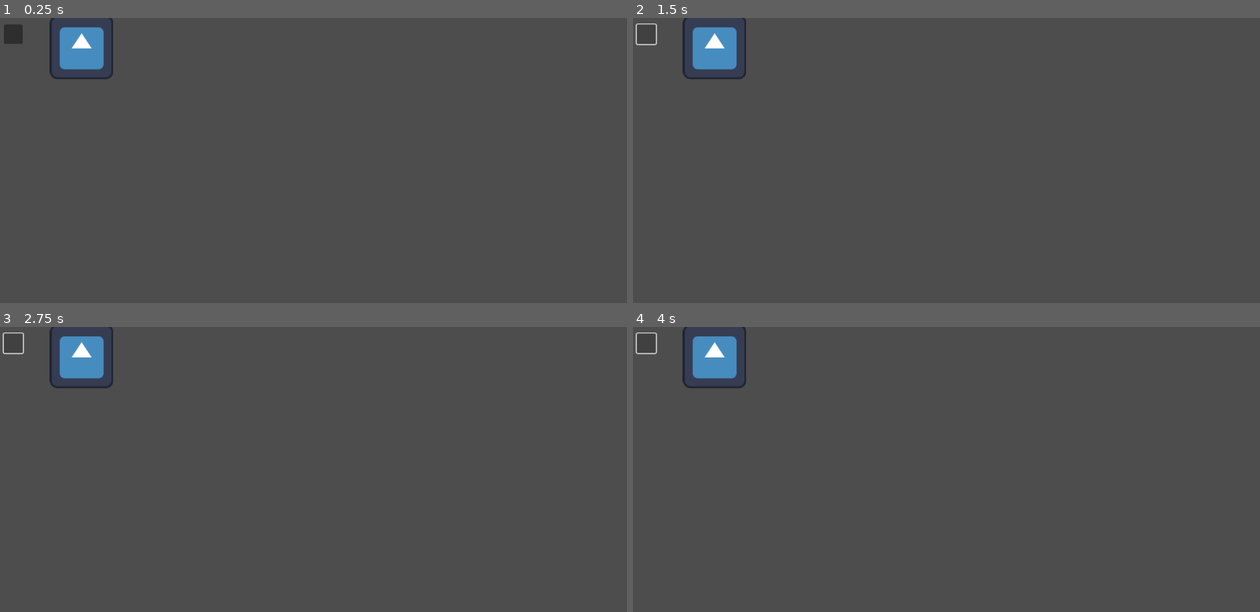
Above: before the commit, frames 1-4 (two rows, left to right).
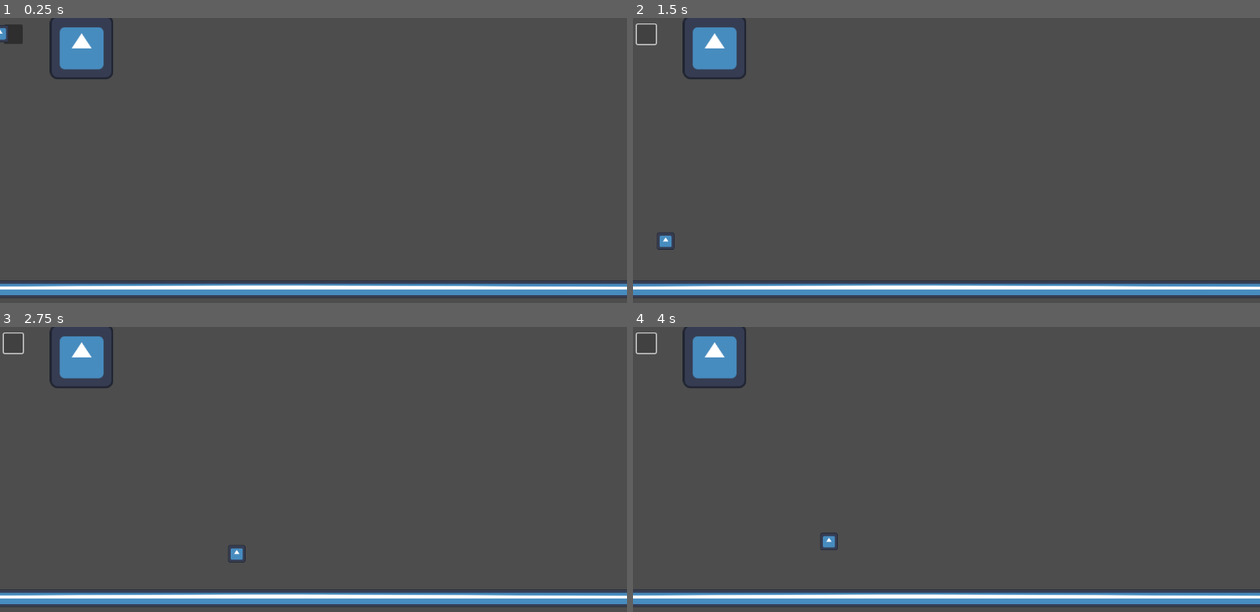
Above: after the commit, the same moments.

Repository: caveblind/godotgamedev
Game: Godot game, scene res://node_2d.tscn
Two runs of this game, one before a commit and one after it. Both use one fixed random seed, a clock stepped at 60 frames per second and the inputs below. The engine's default icon, where the game draws it, is replaced by a stand-in: a white triangle on a blue panel in a dark square.
Inputs (mouse positions are in pixels of both pictures, inside the frame that each line leads up to):
- Up to frame 1 (0.25 s): no input
- Up to frame 2 (1.5 s): click (645, 35) at 0.5 s; tap Enter (ui_accept) at 1.25, 1.35 s; hold Right (ui_right) from 1.28 s (still down)
- Up to frame 3 (2.75 s): keep holding Right (ui_right); tap Enter (ui_accept) at 1.52, 1.82, 2.1, 2.27, 2.57 s
- Up to frame 4 (4 s): release Right (ui_right) at 2.78 s; hold Left (ui_left) 2.78-3.53 s; tap Enter (ui_accept) at 2.85, 3.6, 3.77 s; hold Right (ui_right) from 3.53 s (still down)

The runs differ from the first frame. In frame 1, 4.7% of the frame differs, in the area x 0-100%, y 2-99%; in frame 2, 4.8%; in frame 3, 4.8%; in frame 4, 4.8%, in the area x 0-100%, y 72-99%.

Commit message:
loose physics system, player2d and rigidbody.

Diff:
--- /dev/null
+++ b/new-game-project/area_2d.gd
@@ -0,0 +1,11 @@
+extends Area2D
+
+
+# Called when the node enters the scene tree for the first time.
+func _ready() -> void:
+	pass # Replace with function body.
+
+
+# Called every frame. 'delta' is the elapsed time since the previous frame.
+func _process(delta: float) -> void:
+	pass
--- /dev/null
+++ b/new-game-project/character_body_2d.gd
@@ -0,0 +1,25 @@
+extends CharacterBody2D
+
+
+const SPEED = 300.0
+const JUMP_VELOCITY = -400.0
+
+
+func _physics_process(delta: float) -> void:
+	# Add the gravity.
+	if not is_on_floor():
+		velocity += get_gravity() * delta
+
+	# Handle jump.
+	if Input.is_action_just_pressed("ui_accept") and is_on_floor():
+		velocity.y = JUMP_VELOCITY
+
+	# Get the input direction and handle the movement/deceleration.
+	# As good practice, you should replace UI actions with custom gameplay actions.
+	var direction := Input.get_axis("ui_left", "ui_right")
+	if direction:
+		velocity.x = direction * SPEED
+	else:
+		velocity.x = move_toward(velocity.x, 0, SPEED)
+
+	move_and_slide()
--- a/new-game-project/node_2d.tscn
+++ b/new-game-project/node_2d.tscn
@@ -1,8 +1,13 @@
-[gd_scene load_steps=4 format=3 uid="uid://i8xmb8do73wr"]
+[gd_scene load_steps=7 format=3 uid="uid://i8xmb8do73wr"]
 
 [ext_resource type="Texture2D" uid="uid://dadabv3ibviox" path="res://icon.svg" id="1_f5ky1"]
 [ext_resource type="Script" path="res://icon.gd" id="2_pf3y0"]
 [ext_resource type="Script" path="res://button.gd" id="2_takoo"]
+[ext_resource type="Script" path="res://character_body_2d.gd" id="4_ex54j"]
+
+[sub_resource type="RectangleShape2D" id="RectangleShape2D_qbica"]
+
+[sub_resource type="RectangleShape2D" id="RectangleShape2D_bqxse"]
 
 [node name="Node2D" type="Node2D"]
 
@@ -21,3 +26,25 @@
 
 [node name="Node" type="Node" parent="."]
 metadata/spells = ["fireball"]
+
+[node name="CharacterBody2D" type="CharacterBody2D" parent="."]
+script = ExtResource("4_ex54j")
+
+[node name="CollisionShape2D" type="CollisionShape2D" parent="CharacterBody2D"]
+shape = SubResource("RectangleShape2D_qbica")
+
+[node name="Sprite2D" type="Sprite2D" parent="CharacterBody2D"]
+scale = Vector2(0.25, 0.25)
+texture = ExtResource("1_f5ky1")
+
+[node name="StaticBody2D" type="StaticBody2D" parent="."]
+position = Vector2(500, 500)
+scale = Vector2(100, 1)
+disable_mode = 1
+
+[node name="CollisionShape2D" type="CollisionShape2D" parent="StaticBody2D"]
+shape = SubResource("RectangleShape2D_bqxse")
+
+[node name="Sprite2D" type="Sprite2D" parent="StaticBody2D/CollisionShape2D"]
+scale = Vector2(1, 0.25)
+texture = ExtResource("1_f5ky1")
--- a/new-game-project/project.godot
+++ b/new-game-project/project.godot
@@ -18,3 +18,7 @@
 [dotnet]
 
 project/assembly_name="New Game Project"
+
+[layer_names]
+
+2d_physics/layer_1="wall"
